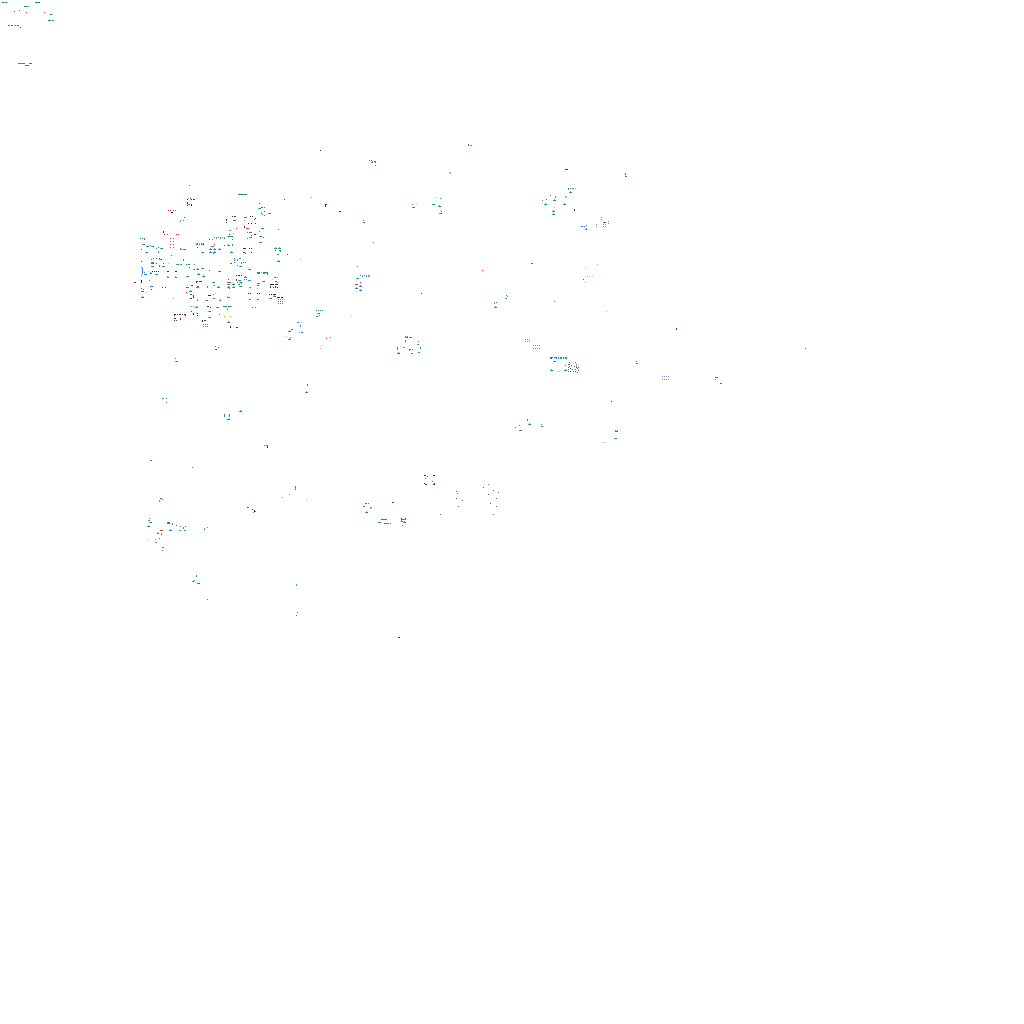
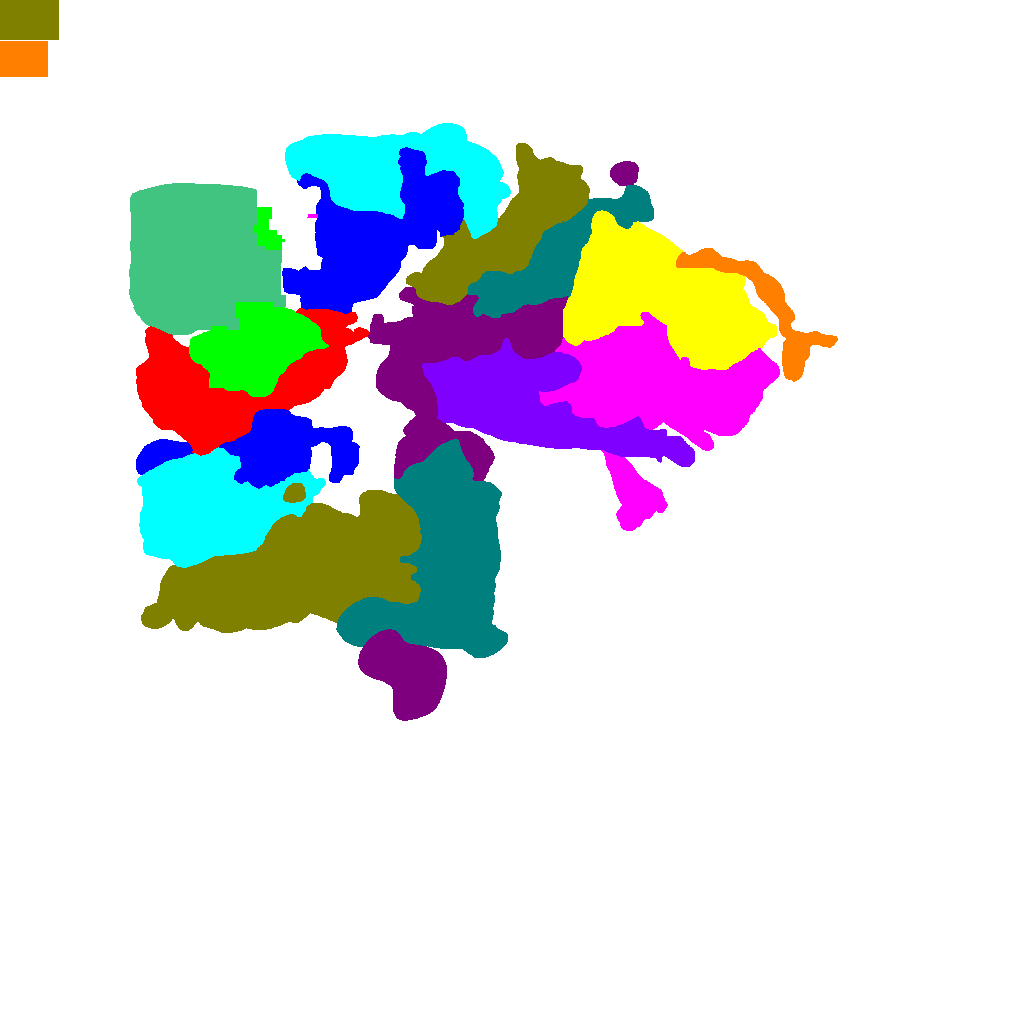
Layer changes from the first 1024px x 1024px image to the second:
showed "levels", painted on it over [0,0,838,721]
hid "doodads" over [2,2,806,638]
